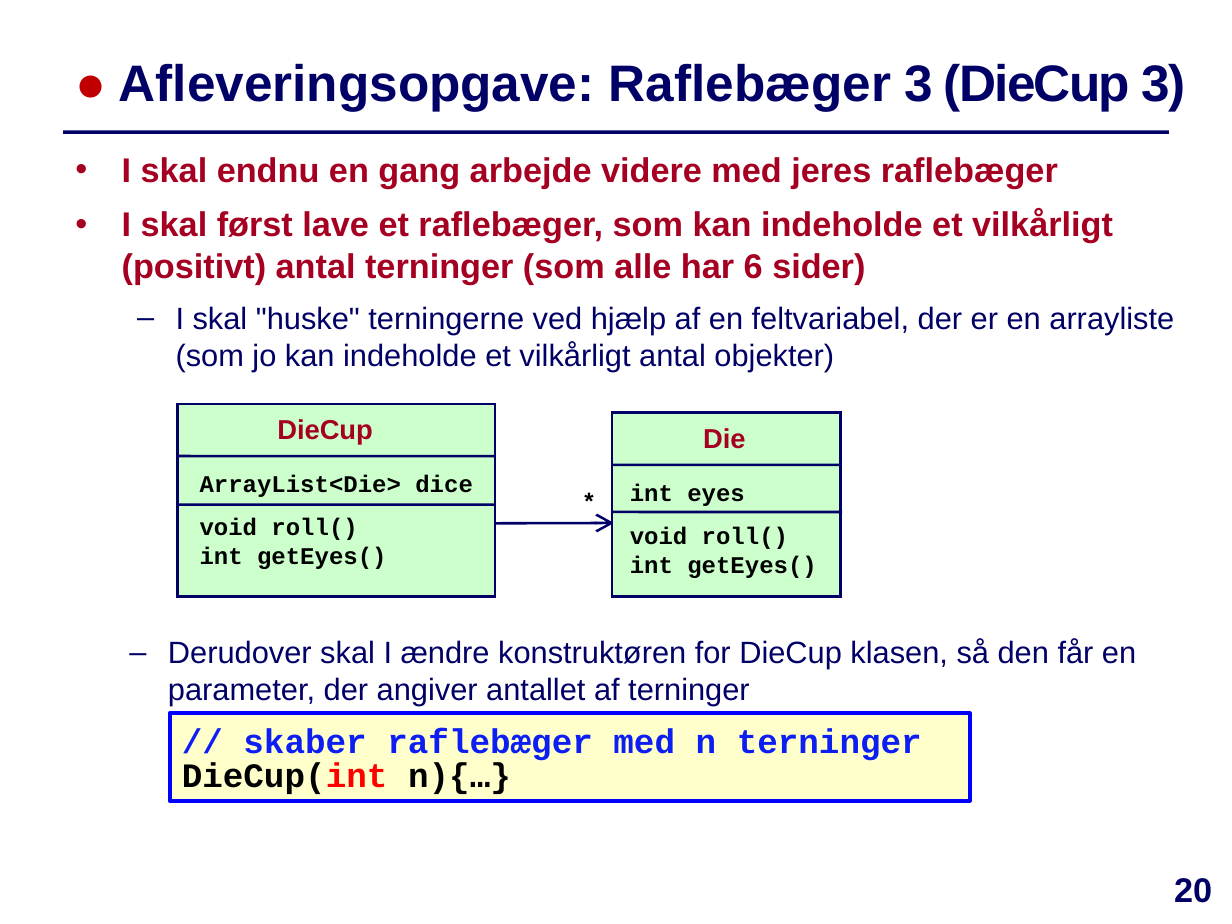
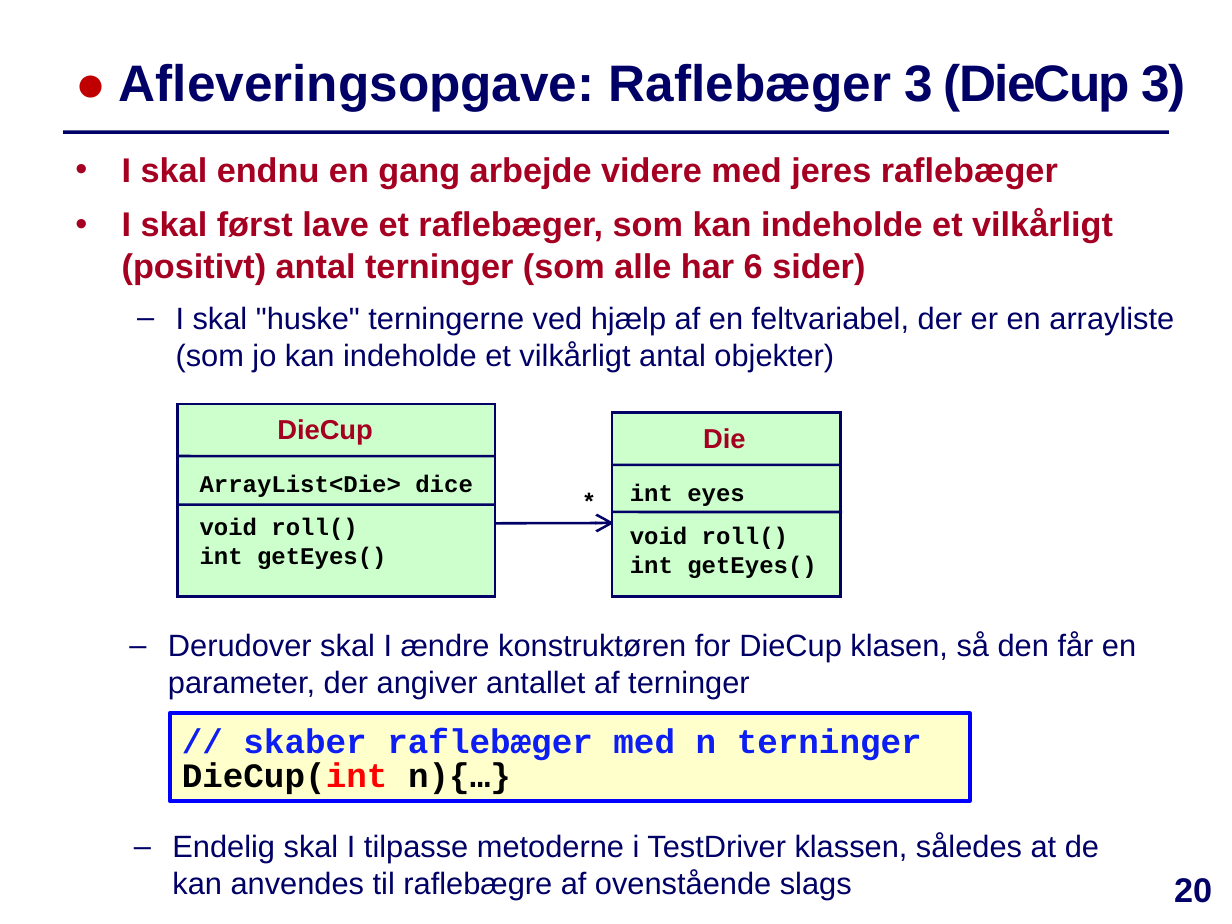
Before and after one commit to IntProgAU/Materiale, a slide deck: slide 20 of web/e24/uge_3a/Slides-Uge3-Mandag.pptx. Drawn at 1232x924 pixels with LibreOffice and Linux fonts; fonts in the diff are those of the drawing. Boxes give left, top, right and bottom in pixels: in the first picture for what was removed or moved away, otherwise in the second. Text is boxed around its words. In the diff, an @@ line names an element or a change of style, - is before the commit and + after.

```diff
--- a/web/e24/uge_3a/Slides-Uge3-Mandag.pptx
+++ b/web/e24/uge_3a/Slides-Uge3-Mandag.pptx
@@ text "Derudover skal I ændre konstruktøren ...": place and size @@
-text "Derudover skal I ændre konstruktøren ..." at [168,639,1136,706]
+text "Derudover skal I ændre konstruktøren ..." at [168,632,1136,699]
@@ text added at [172,833,1099,900], 18 pt, text #000066 @@
+  – Endelig skal I tilpasse metoderne i TestDriver klassen, således at de kan anvendes til raflebægre af ovenstående slags
```
Also in this commit, not shown: 2 other slides changed, 3 other files.
